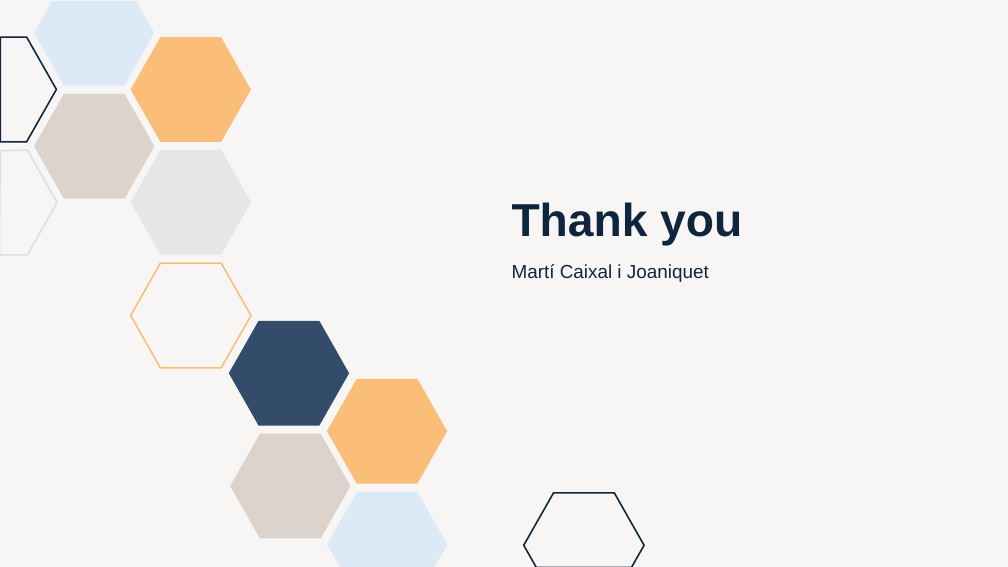
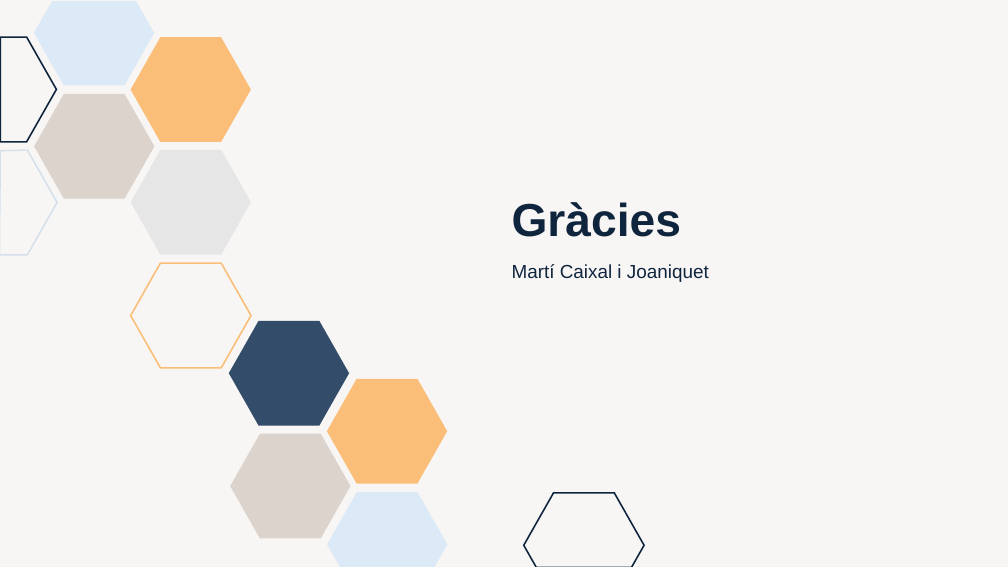
Before and after one commit to marti1999/TFG, a slide deck: slide 28 of informes/entrega final/presentation.pptx. Drawn at 1008x567 pixels with LibreOffice and Linux fonts; fonts in the diff are those of the drawing. Boxes give left, top, right and bottom in pixels: in the first picture for what was removed or moved away, otherwise in the second. Text is boxed around its words. In the diff, an @@ line names an element or a change of style, - is before the commit and + after.

```diff
--- a/informes/entrega final/presentation.pptx
+++ b/informes/entrega final/presentation.pptx
@@ title at (512,202,681,237): text changed @@
-Thank you
+Gràcies
```
Also in this commit, not shown: 22 other slides changed, 5 slides added, 5 slides removed, 1 other file.
